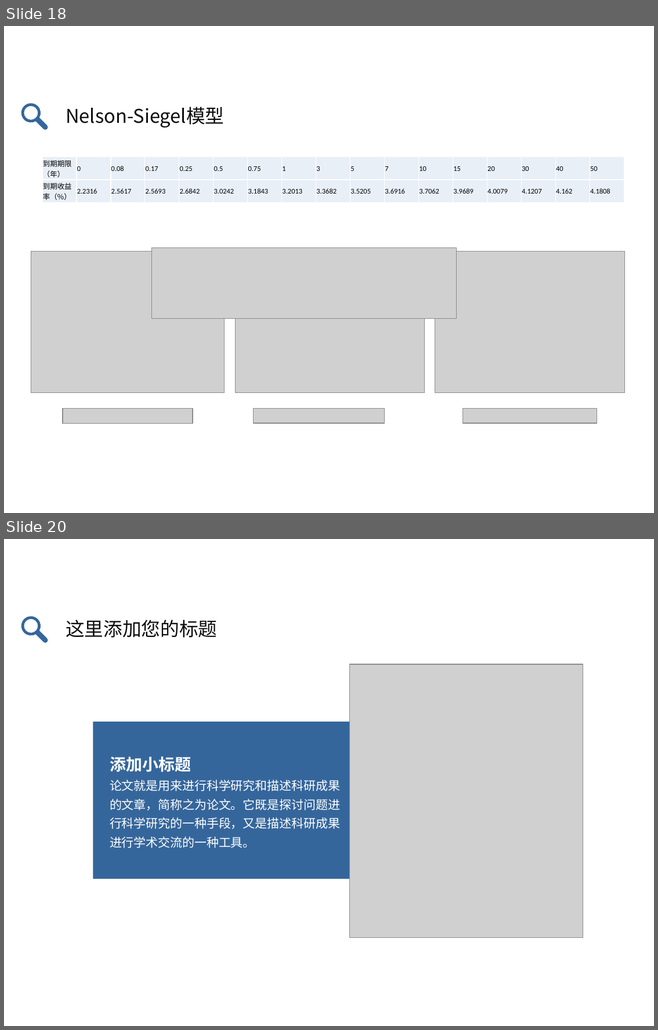
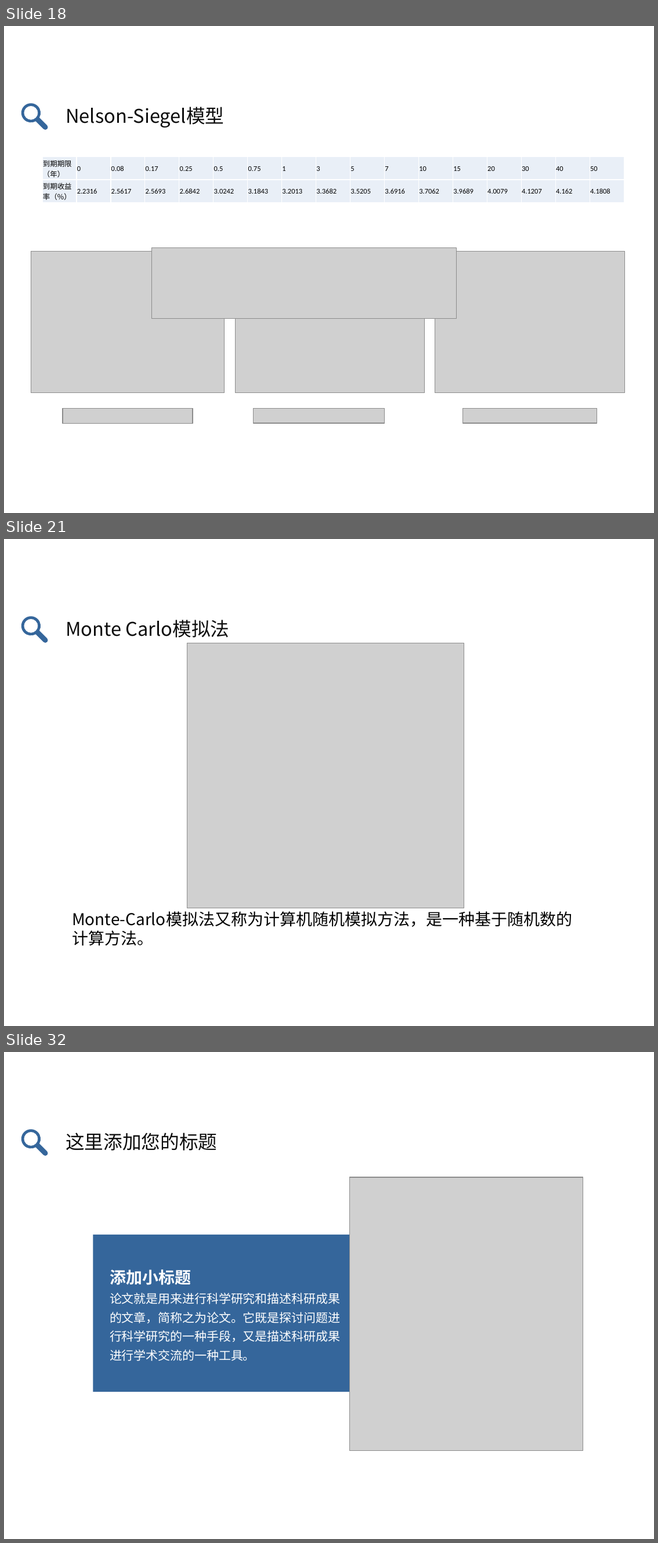
Before and after one commit to zhongdeming428/graduation-design, a slide deck: 阶段性报告/毕设答辩.pptx. Shown one above the other, each under a label of ours: slides 18 and 20 before the commit, slides 18, 21 and 32 after it; the slides between them are not shown. The pictures are 658x1030 and 658x1543 pixels, drawn with LibreOffice and Linux fonts; fonts in the diff are those of the drawing; grey boxes stand for pictures. Boxes give left, top, right and bottom in pixels: in the first picture for what was removed or moved away, otherwise in the second. Text is boxed around its words. In the diff, an @@ line names an element or a change of style, - is before the commit and + after.

```diff
--- a/阶段性报告/毕设答辩.pptx
+++ b/阶段性报告/毕设答辩.pptx
@@ slide 21 added at bbox=[4, 539, 654, 1026], background #FFFFFF @@
@@ freeform shape added at bbox=[20, 616, 48, 643], fill #35669B @@
@@ text added at bbox=[65, 620, 230, 638], 21 pt, text #0D0D0D @@
+Monte Carlo模拟法
@@ picture added at bbox=[187, 643, 463, 908] @@
@@ text added at bbox=[72, 911, 572, 946], 18 pt, text #000000 @@
+Monte-Carlo模拟法又称为计算机随机模拟方法，是一种基于随机数的计算方法。
@@ what was slide 20 is now slide 32 @@
```
Also in this commit, not shown: 1 slide changed, 11 other slides added, 1 slide removed, 1 other file.
